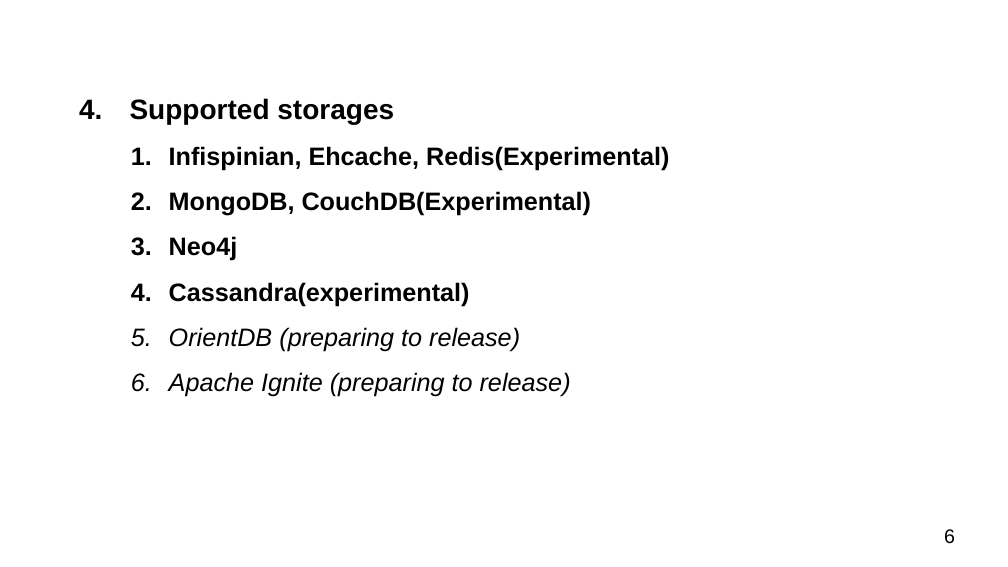
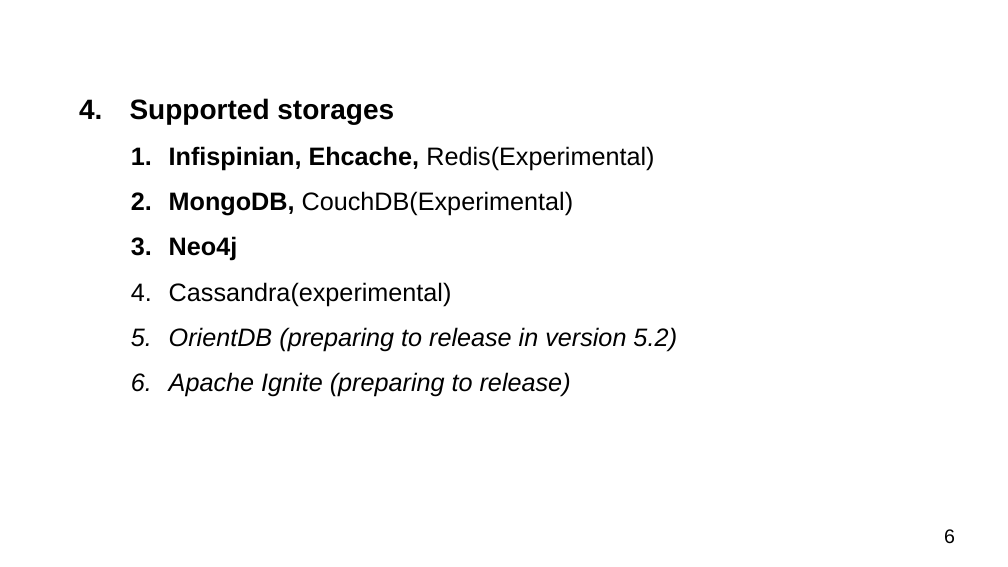
Before and after one commit to schernolyas/jpoint2017, a slide deck: slide 6 of presentation/jpoint2017.pptx. Drawn at 1008x567 pixels with LibreOffice and Linux fonts; fonts in the diff are those of the drawing. Boxes give left, top, right and bottom in pixels: in the first picture for what was removed or moved away, otherwise in the second. Text is boxed around its words. In the diff, an @@ line names an element or a change of style, - is before the commit and + after.

Commit message:
add OrientDB

```diff
--- a/presentation/jpoint2017.pptx
+++ b/presentation/jpoint2017.pptx
@@ text at (169,146,654,306): bold off in "Redis(Experimental)", "CouchDB(Experimental)", "Cassandra(experimental)" @@
@@ text at (169,327,678,352): text changed @@
-    5. OrientDB (preparing to release)
+    5. OrientDB (preparing to release in version 5.2)
```
Also in this commit, not shown: 2 other slides changed, 1 slide added, 1 slide removed.
